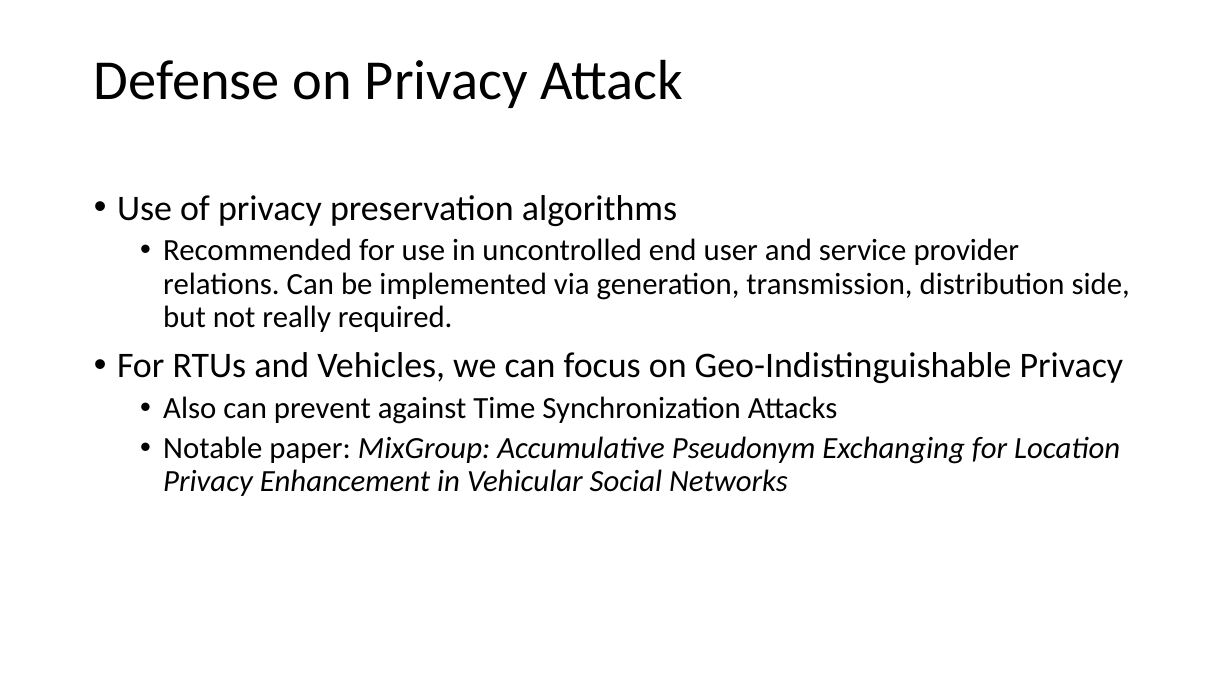
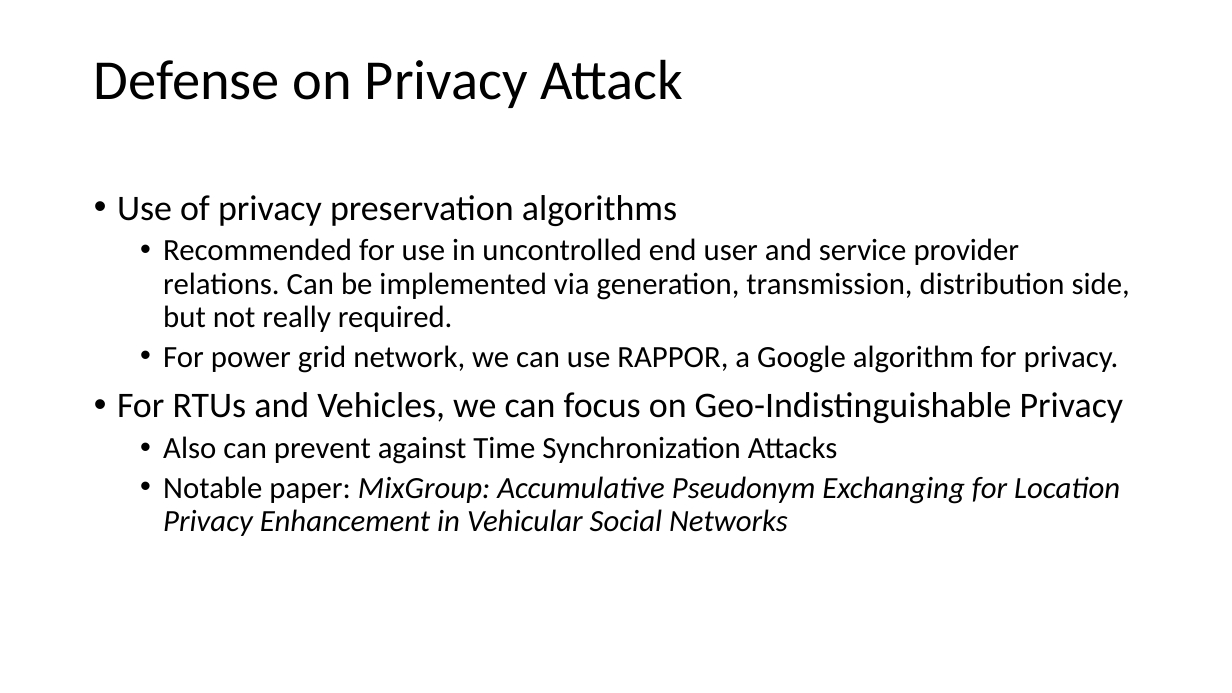
Before and after one commit to CodeFluent/Notes, a slide deck: slide 14 of CS-6222/Fall_2018/project/Smart City Security - Attack and Defense Strategems.pptx. Drawn at 1232x693 pixels with LibreOffice and Linux fonts; fonts in the diff are those of the drawing. Boxes give left, top, right and bottom in pixels: in the first picture for what was removed or moved away, otherwise in the second. Text is boxed around its words. In the diff, an @@ line names an element or a change of style, - is before the commit and + after.

```diff
--- a/CS-6222/Fall_2018/project/Smart City Security - Attack and Defense Strategems.pptx
+++ b/CS-6222/Fall_2018/project/Smart City Security - Attack and Defense Strategems.pptx
@@ text at (163,345,1119,373): paragraph added @@
+  • For power grid network, we can use RAPPOR, a Google algorithm for privacy.
```
Also in this commit, not shown: 3 other slides changed.
